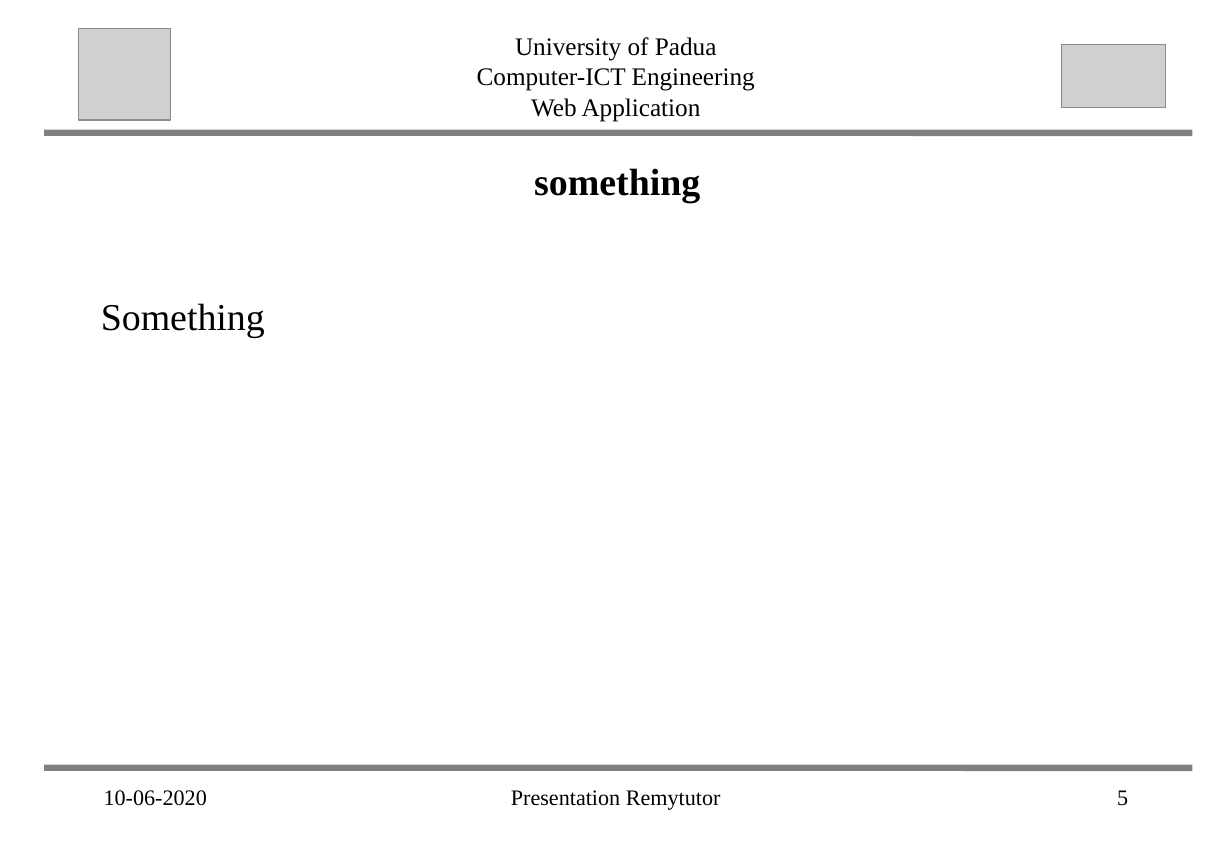
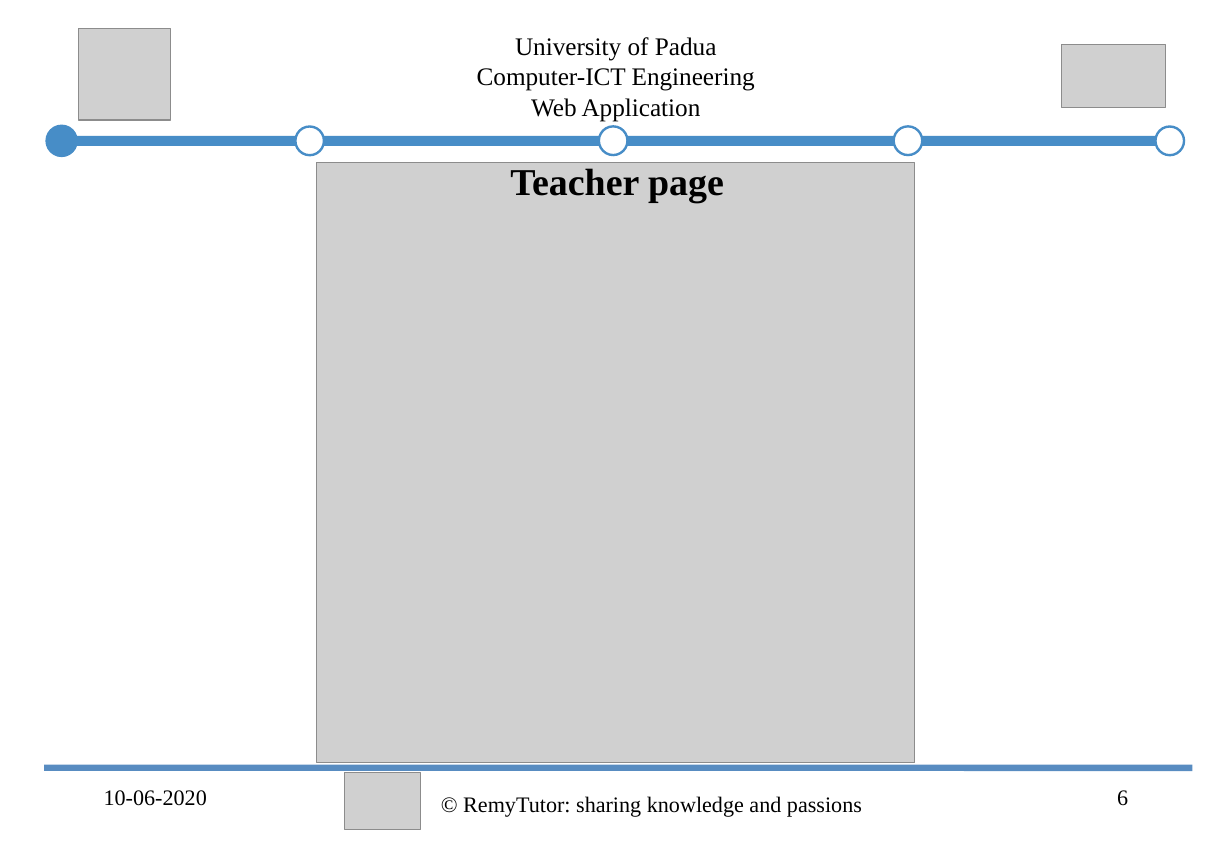
Before and after one commit to abahmadb/Web-Applications, a slide deck: slide 6 of HW2-RemuTutor-2019-2020 - Ahmad.ppt (slide 5 before the commit). Drawn at 1232x853 pixels with LibreOffice and Linux fonts; fonts in the diff are those of the drawing; grey boxes stand for pictures. Boxes give left, top, right and bottom in pixels: in the first picture for what was removed or moved away, otherwise in the second. Text is boxed around its words. In the diff, an @@ line names an element or a change of style, - is before the commit and + after.

```diff
--- a/HW2-RemuTutor-2019-2020 - Ahmad.ppt
+++ b/HW2-RemuTutor-2019-2020 - Ahmad.ppt
@@ line moved from (48, 133) - (1189, 133) to (59, 141) - (1167, 141) @@
@@ line (59, 141) - (1167, 141): stroke #808080 4 pt to #478DC7 6.24 pt @@
@@ group added at (x1=50, y1=126, x2=1183, y2=155): 5 ellipses @@
@@ picture added at (x1=317, y1=163, x2=915, y2=763) @@
@@ text added at (x1=510, y1=168, x2=724, y2=203), 24 pt, text #000000, bold @@
+Teacher page
@@ text removed at (x1=534, y1=168, x2=700, y2=203) @@
-something
@@ text removed at (x1=101, y1=303, x2=265, y2=337) @@
-Something
@@ line (48, 767) - (1189, 767): stroke #808080 4 pt to #588CC1 4 pt @@
@@ picture added at (x1=344, y1=772, x2=421, y2=829) @@
@@ text at (x1=463, y1=796, x2=862, y2=817): text changed @@
-Presentation Remytutor
+© RemyTutor: sharing knowledge and passions
@@ page number at (x1=1117, y1=790, x2=1128, y2=806): text changed @@
-5
+6
```
Also in this commit, not shown: 11 other slides changed, 15 slides added, 28 other files.
